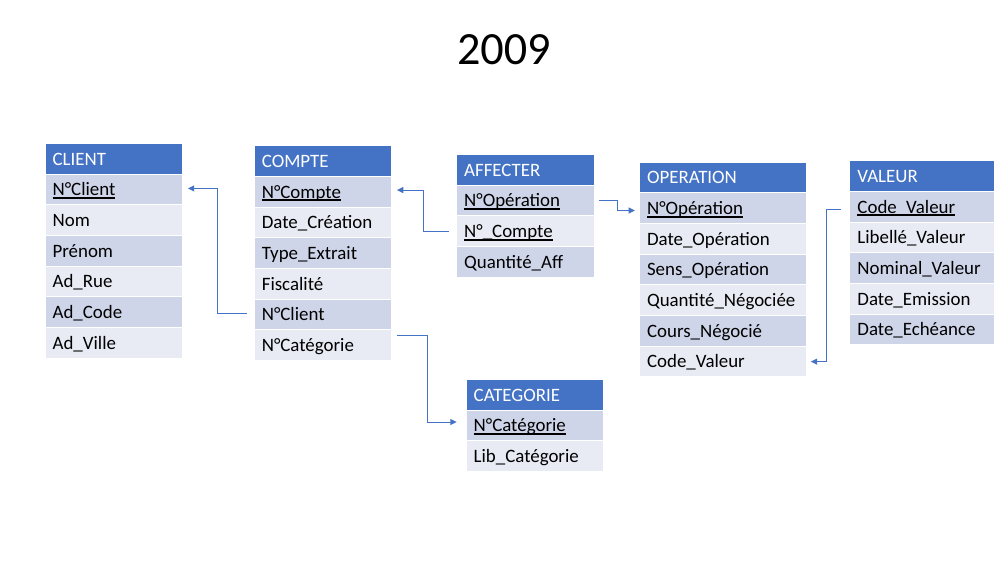
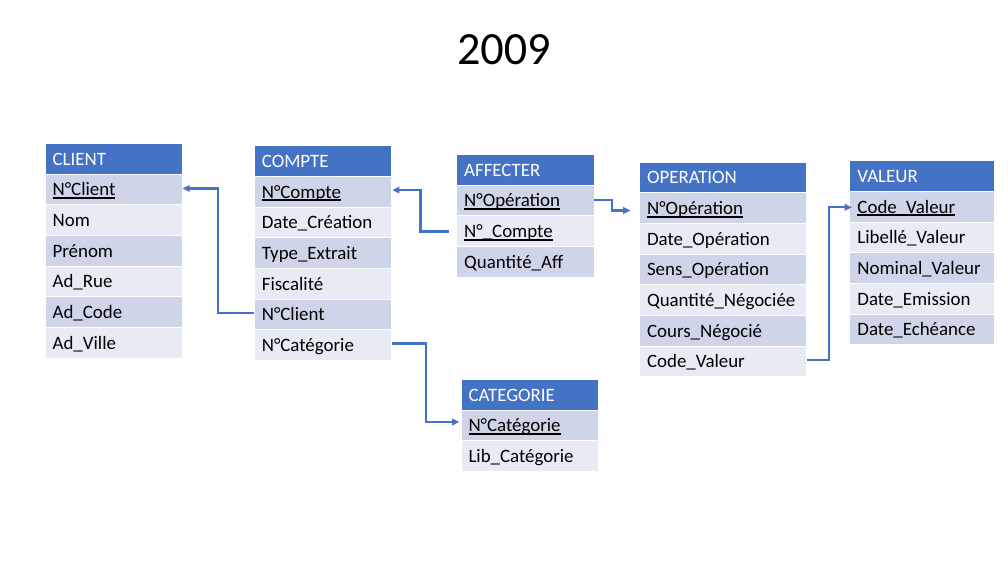
Before and after one commit to fxpar/dcg-ue8, a slide deck: slide 1 of annales/2009/2009.pptx. Drawn at 1008x567 pixels with LibreOffice and Linux fonts; fonts in the diff are those of the drawing. Boxes give left, top, right and bottom in pixels: in the first picture for what was removed or moved away, otherwise in the second. Text is boxed around its words. In the diff, an @@ line names an element or a change of style, - is before the commit and + after.

```diff
--- a/annales/2009/2009.pptx
+++ b/annales/2009/2009.pptx
@@ elbow arrow moved from (247, 313) - (188, 188) to (253, 313) - (183, 188) @@
@@ elbow arrow (253, 313) - (183, 188): stroke #4472C4 0.5 pt to #4472C4 2.25 pt @@
@@ elbow arrow moved from (449, 231) - (397, 190) to (449, 231) - (392, 190) @@
@@ elbow arrow (449, 231) - (392, 190): stroke #4472C4 0.5 pt to #4472C4 2.25 pt @@
@@ 3 ellipses, 1 table, 1 elbow arrow: place and size @@
-3 ellipses, 1 table, 1 elbow arrow at [173,181,635,472]
+3 ellipses, 1 table, 1 elbow arrow at [168,181,631,472]
@@ elbow arrow (594, 200) - (631, 210): stroke #4472C4 0.5 pt to #4472C4 2.25 pt @@
@@ elbow arrow moved from (841, 209) - (811, 361) to (807, 361) - (852, 207) @@
@@ elbow arrow (807, 361) - (852, 207): stroke #4472C4 0.5 pt to #4472C4 2.25 pt @@
@@ ellipse: place and size @@
-ellipse at [247,306,262,321]
+ellipse at [253,306,268,321]
@@ ellipse: place and size @@
-ellipse at [383,327,398,343]
+ellipse at [377,336,392,351]
@@ elbow arrow moved from (397, 335) - (457, 422) to (392, 343) - (459, 422) @@
@@ elbow arrow (392, 343) - (459, 422): stroke #4472C4 0.5 pt to #4472C4 2.25 pt @@
@@ ellipse: place and size @@
-ellipse at [841,201,856,216]
+ellipse at [792,353,808,368]
```
Also in this commit, not shown: 18 other files.
